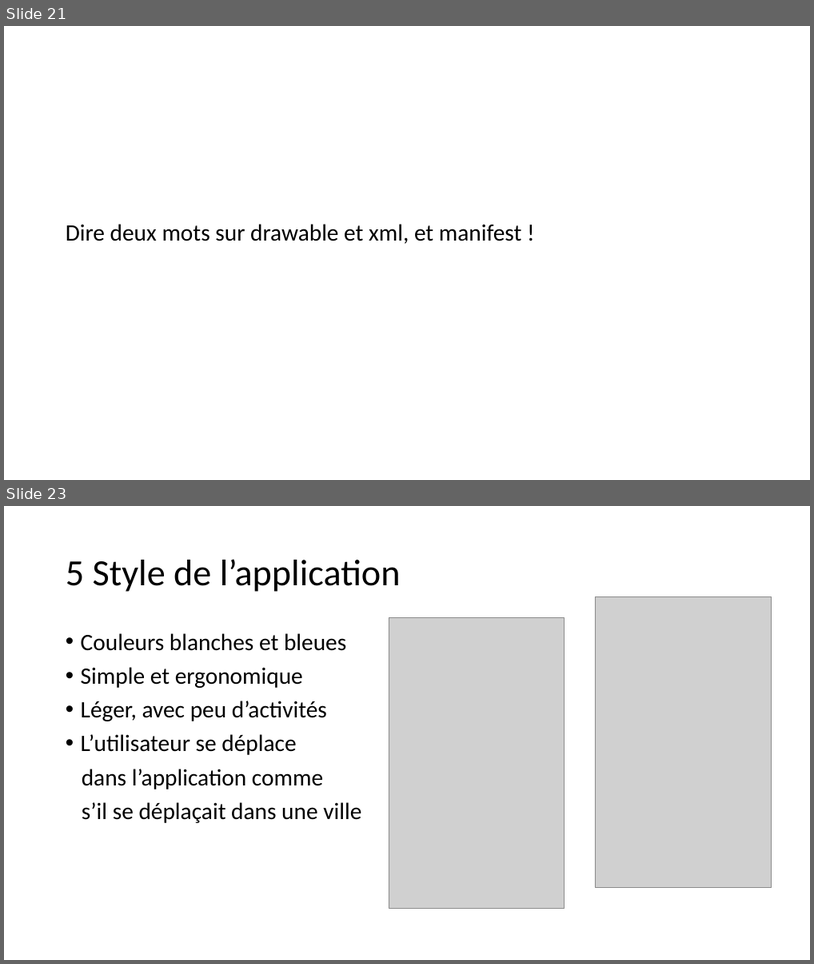
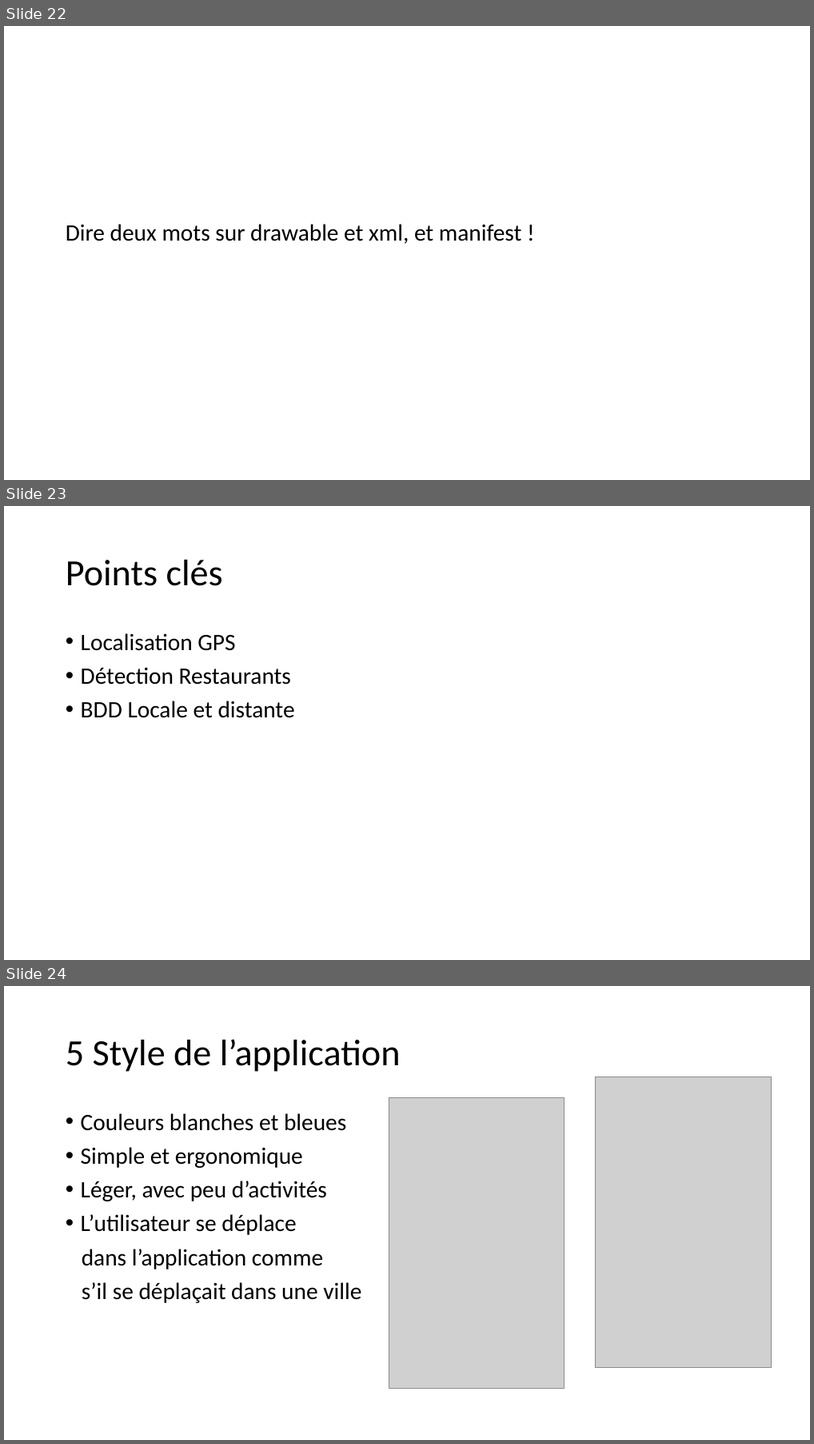
Before and after one commit to hellgheast/AndroidCityResto, a slide deck: CityResto.pptx. Shown one above the other, each under a label of ours: slides 21 and 23 before the commit, slides 22, 23 and 24 after it; the slides between them are not shown. The pictures are 814x964 and 814x1444 pixels, drawn with LibreOffice and Linux fonts; fonts in the diff are those of the drawing; grey boxes stand for pictures. Boxes give left, top, right and bottom in pixels: in the first picture for what was removed or moved away, otherwise in the second. Text is boxed around its words. In the diff, an @@ line names an element or a change of style, - is before the commit and + after.

```diff
--- a/CityResto.pptx
+++ b/CityResto.pptx
@@ slide 23 added at (4,506,810,960), background #FFFFFF @@
@@ title added at (66,560,223,586), 44 pt, text #000000 @@
+Points clés
@@ text added at (81,633,295,718), 28 pt, text #000000 @@
+• Localisation GPS
+• Détection Restaurants
+• BDD Locale et distante
@@ what was slide 21 is now slide 22 @@
@@ what was slide 23 is now slide 24 @@
```
Also in this commit, not shown: 7 slides changed, 2 other slides added, 2 slides removed.
